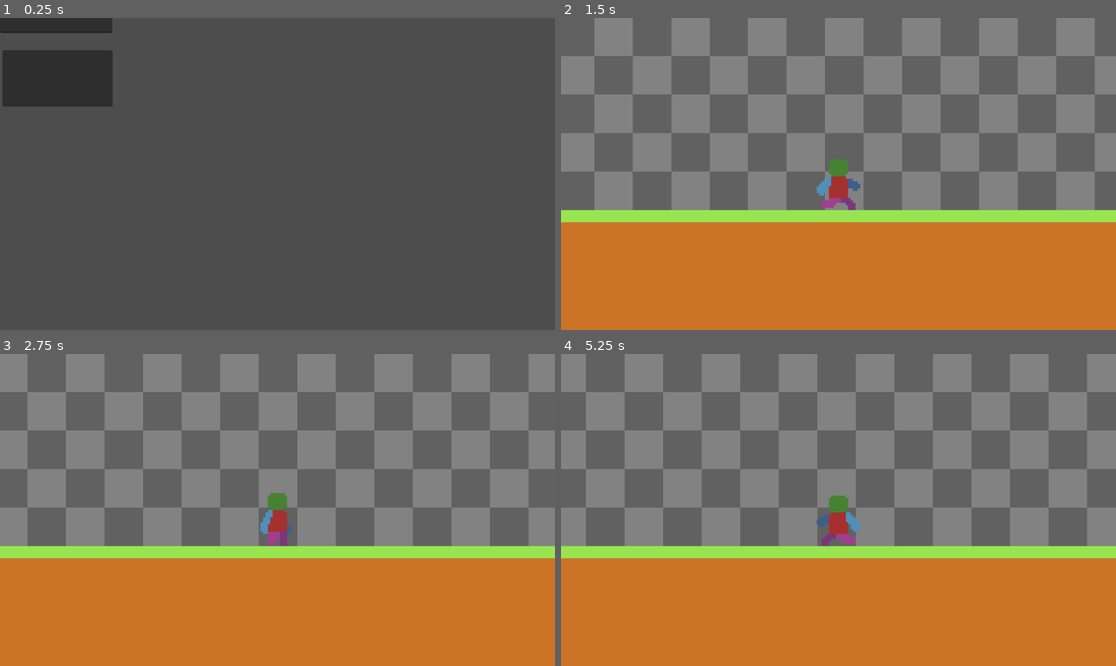
Above: before the commit, frames 1-4 (two rows, left to right).
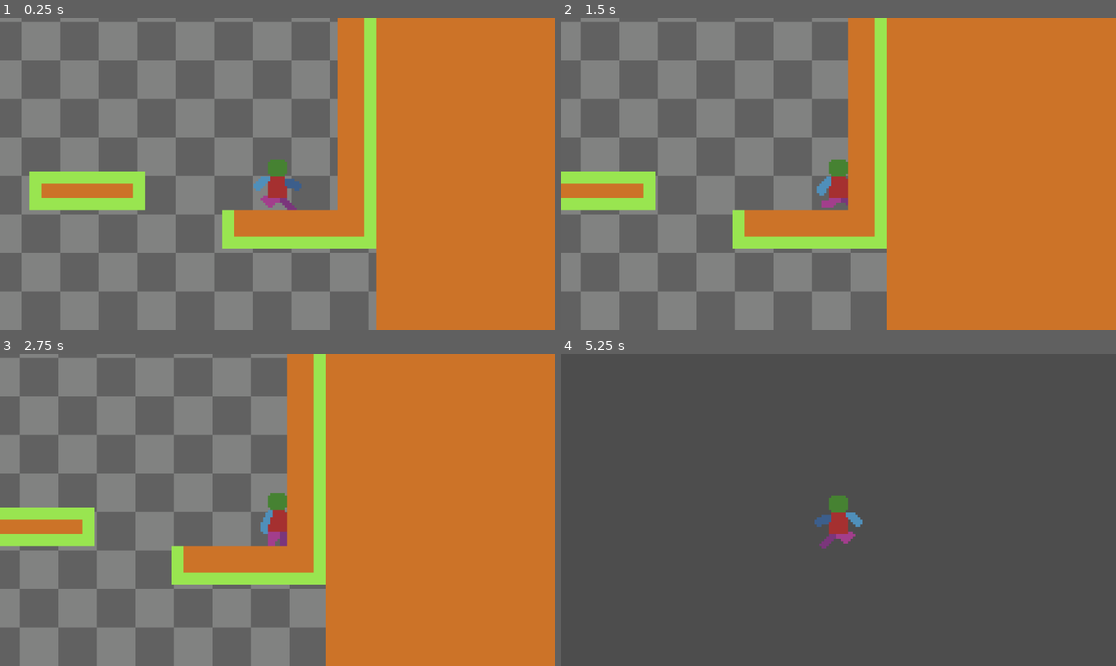
Above: after the commit, the same moments.

Repository: banjobanana/GameJam
Game: Godot game, scene res://Scenes/node_2d.tscn
The game is run twice, just before and just after one commit, with the same random seed, the same clock (stepped at 60 frames per second) and the same inputs. Before the commit the project starts from res://Scenes/main_menu.tscn.
Inputs (mouse positions are in pixels of both pictures, inside the frame that each line leads up to):
- Up to frame 1 (0.25 s): no input
- Up to frame 2 (1.5 s): click (616, 77) at 0.52 s; hold D (Right) from 1.28 s (still down); tap C (Dash) at 1.35 s
- Up to frame 3 (2.75 s): keep holding D (Right); tap Space (Jump) at 1.52, 2.27 s; tap C (Dash) at 2.1 s
- Up to frame 4 (5.25 s): release D (Right) at 2.78 s; hold A (Left) 2.78-3.53 s; tap C (Dash) every 0.75 s from 2.85 to 5.1 s; hold D (Right) 3.53-5.03 s; tap Space (Jump) at 3.77, 4.52 s; hold A (Left) from 5.03 s (still down)

The runs differ from the first frame. In frame 1, 74% of the frame differs, in the area x 0-100%, y 0-100%; in frame 2, 73%; in frame 3, 62%; in frame 4, 70%.
Error after the commit: Attempt to call function 'get_64' in base 'null instance' on a null instance. (res://Scritps/level_manager.gd:10)

Commit message:
Game Over
game over condition established
need to add hub area where player starts game

Diff:
--- a/project-box/Scritps/kill_zone.gd
+++ b/project-box/Scritps/kill_zone.gd
@@ -1,8 +1,9 @@
 extends Area2D
 
-#@onready var player: player_class = %Player
+@onready var player: player_class = %Player
 
 func _on_body_entered(body: Node2D) -> void:
 	#print(body)
 	if body.name == "Player":
-		body.Die() # Replace with function body.
+		player.Die()
+		#body.Die() # Replace with function body.
--- a/project-box/project.godot
+++ b/project-box/project.godot
@@ -11,7 +11,7 @@
 [application]
 
 config/name="Project_Box"
-run/main_scene="uid://mwvhs2yf7nba"
+run/main_scene="uid://w01063yd3l4g"
 config/features=PackedStringArray("4.5", "GL Compatibility")
 config/icon="res://icon.svg"
 
